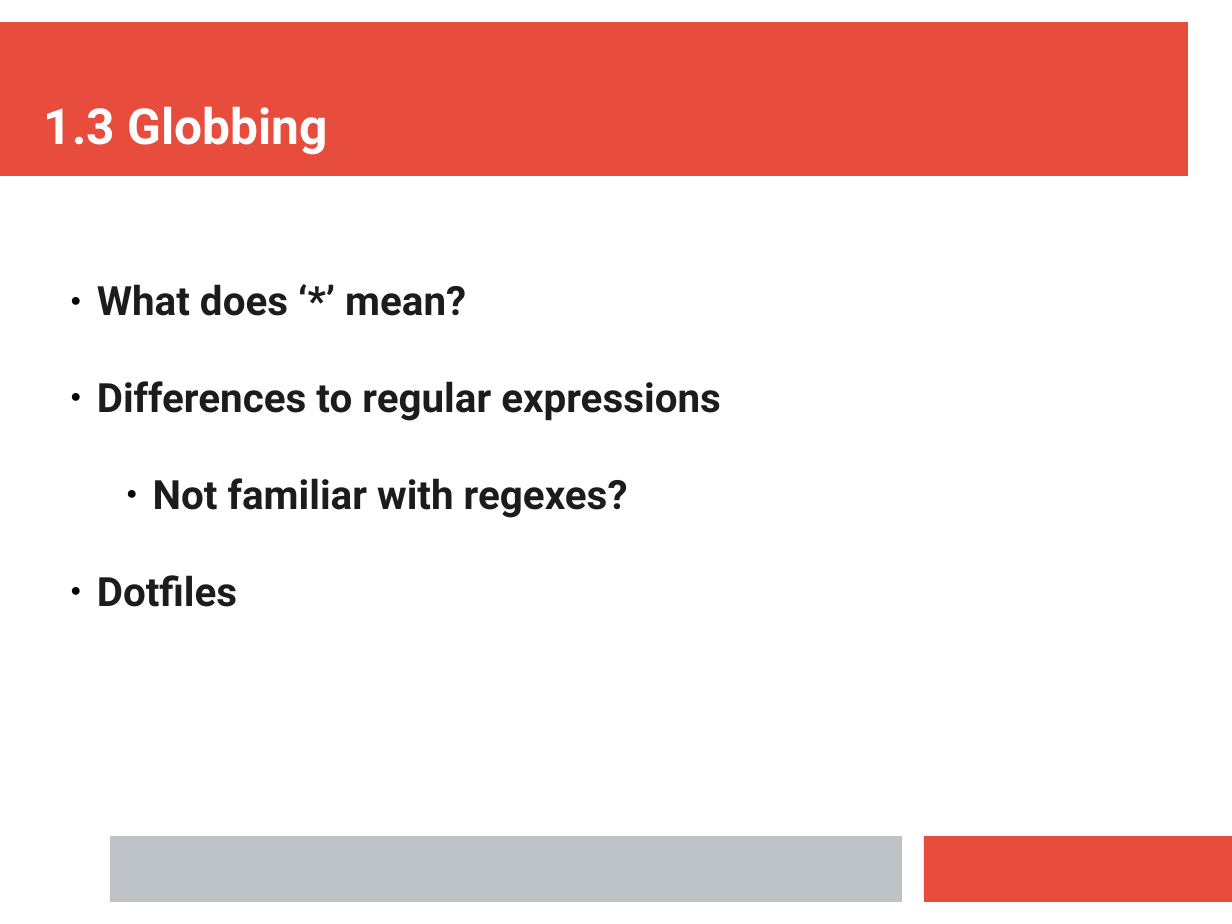
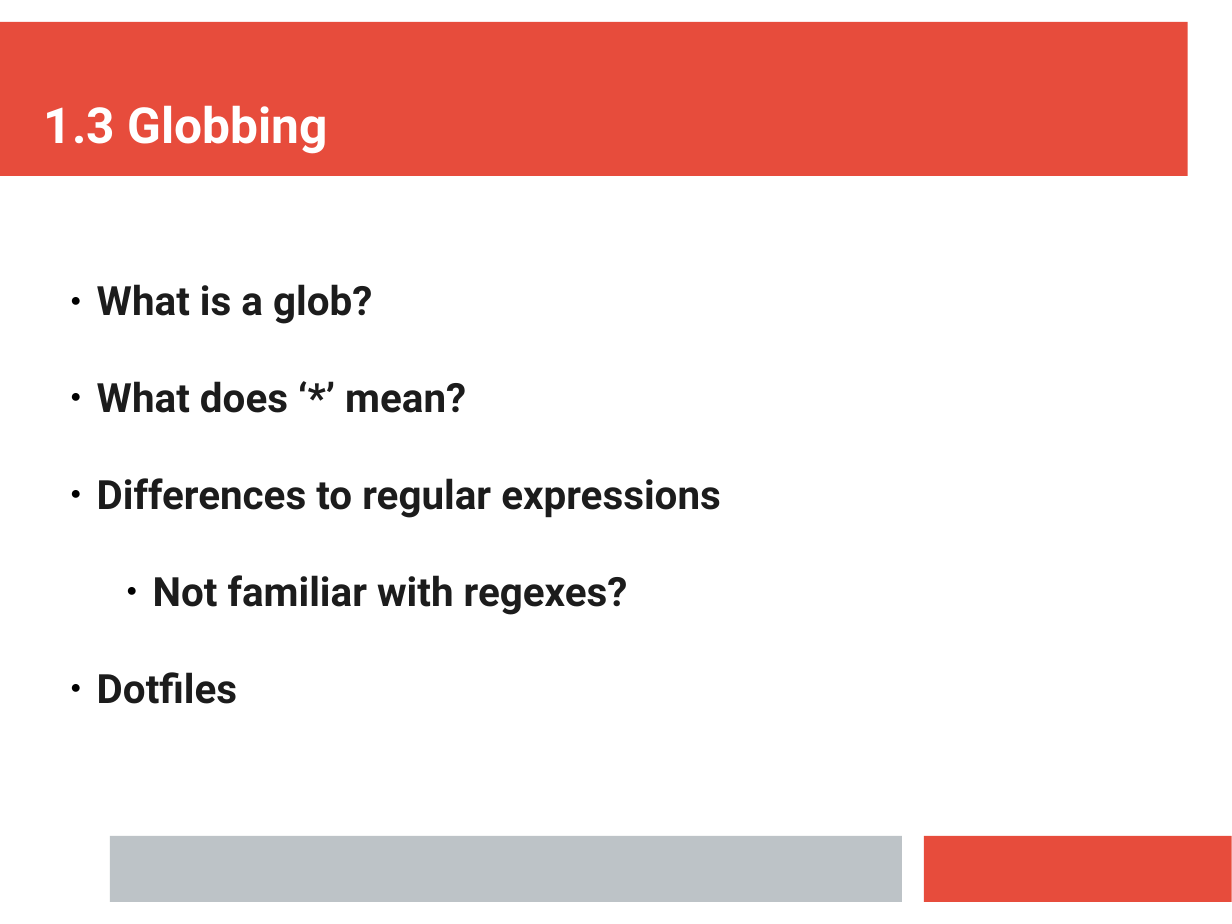
Before and after one commit to ianmiell/introduction-to-bash, a slide deck: slide 23 of slides/introduction_to_bash.pptx. Drawn at 1232x924 pixels with LibreOffice and Linux fonts; fonts in the diff are those of the drawing. Boxes give left, top, right and bottom in pixels: in the first picture for what was removed or moved away, otherwise in the second. Text is boxed around its words. In the diff, an @@ line names an element or a change of style, - is before the commit and + after.

```diff
--- a/slides/introduction_to_bash.pptx
+++ b/slides/introduction_to_bash.pptx
@@ text at [97, 284, 372, 324]: paragraph added @@
+  ● What is a glob?
```
Also in this commit, not shown: 2 slides added, 2 other files.
